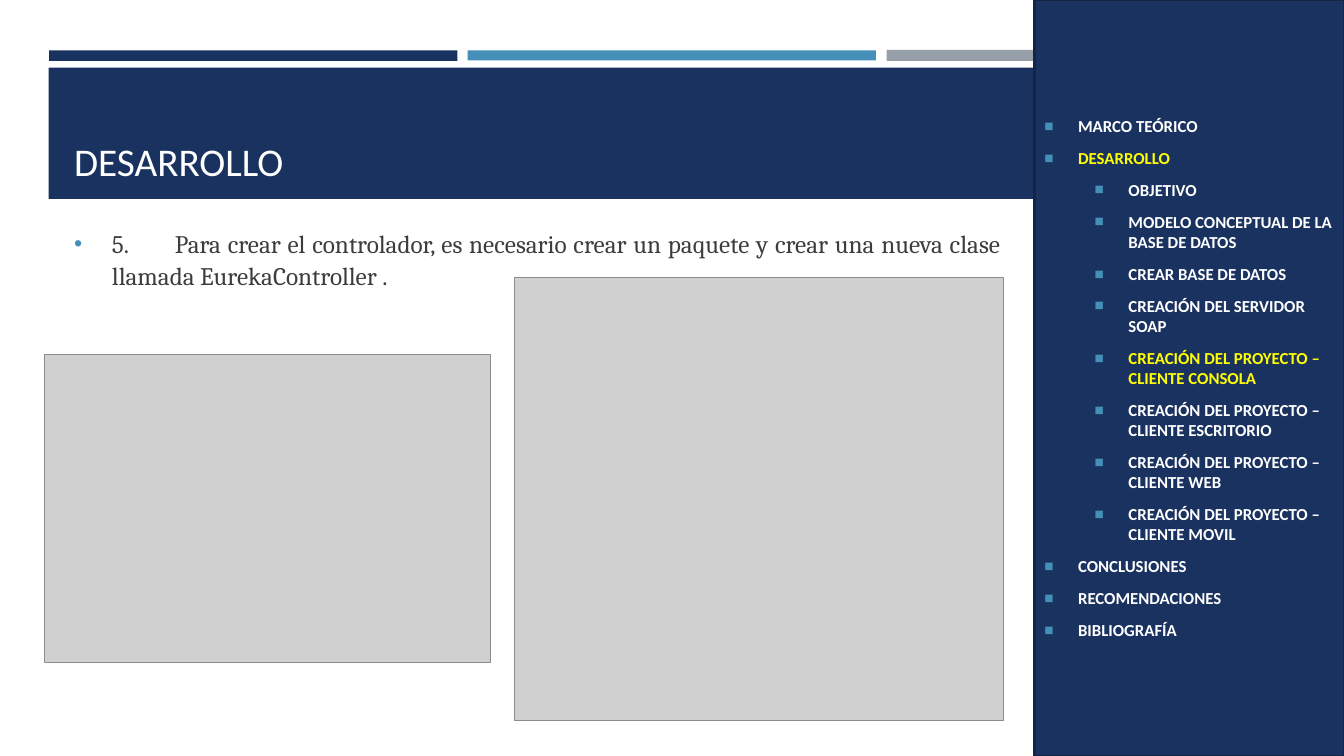
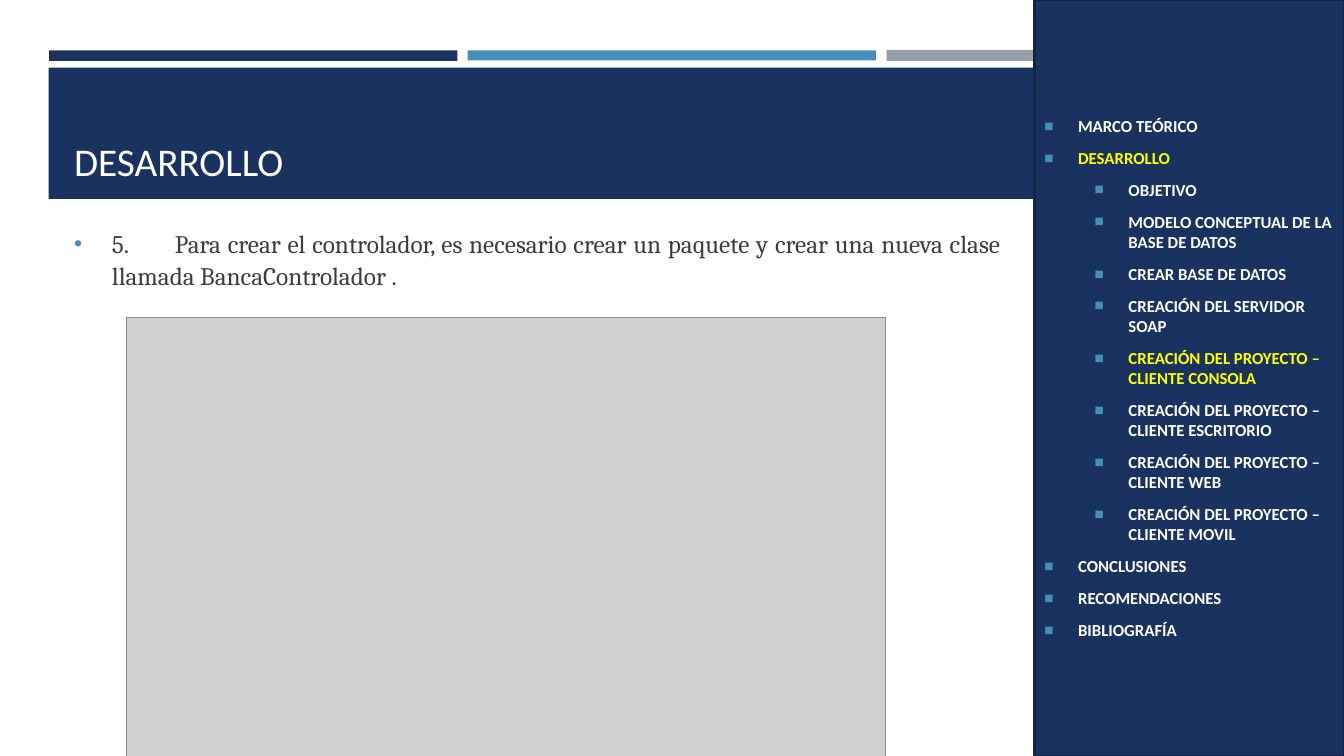
Before and after one commit to MateoMedranda/SoftwareArchitecture_Monster, a slide deck: slide 22 of TG.1.1. PAO202651_EUREKABANK_SOAP_JAVA_NRC36884_GR07/05. DOCUMENTACION/SOAP_EUREKABANK_JAVA_SOAP_GR07.pptx (slide 24 before the commit). Drawn at 1344x756 pixels with LibreOffice and Linux fonts; fonts in the diff are those of the drawing; grey boxes stand for pictures. Boxes give left, top, right and bottom in pixels: in the first picture for what was removed or moved away, otherwise in the second. Text is boxed around its words. In the diff, an @@ line names an element or a change of style, - is before the commit and + after.

Commit message:
doc: presentación completa para soap java bdd

```diff
--- a/TG.1.1. PAO202651_EUREKABANK_SOAP_JAVA_NRC36884_GR07/05. DOCUMENTACION/SOAP_EUREKABANK_JAVA_SOAP_GR07.pptx
+++ b/TG.1.1. PAO202651_EUREKABANK_SOAP_JAVA_NRC36884_GR07/05. DOCUMENTACION/SOAP_EUREKABANK_JAVA_SOAP_GR07.pptx
@@ text at box(112, 235, 1000, 286): text changed @@
-• 5. Para crear el controlador, es necesario crear un paquete y crear una nueva clase llamada EurekaController .
+• 5. Para crear el controlador, es necesario crear un paquete y crear una nueva clase llamada BancaControlador .
@@ picture removed at box(514, 277, 1004, 720) @@
@@ picture added at box(127, 318, 886, 756) @@
@@ picture removed at box(44, 355, 490, 663) @@
```
Also in this commit, not shown: 27 other slides changed, 2 slides removed, 2 other files.
